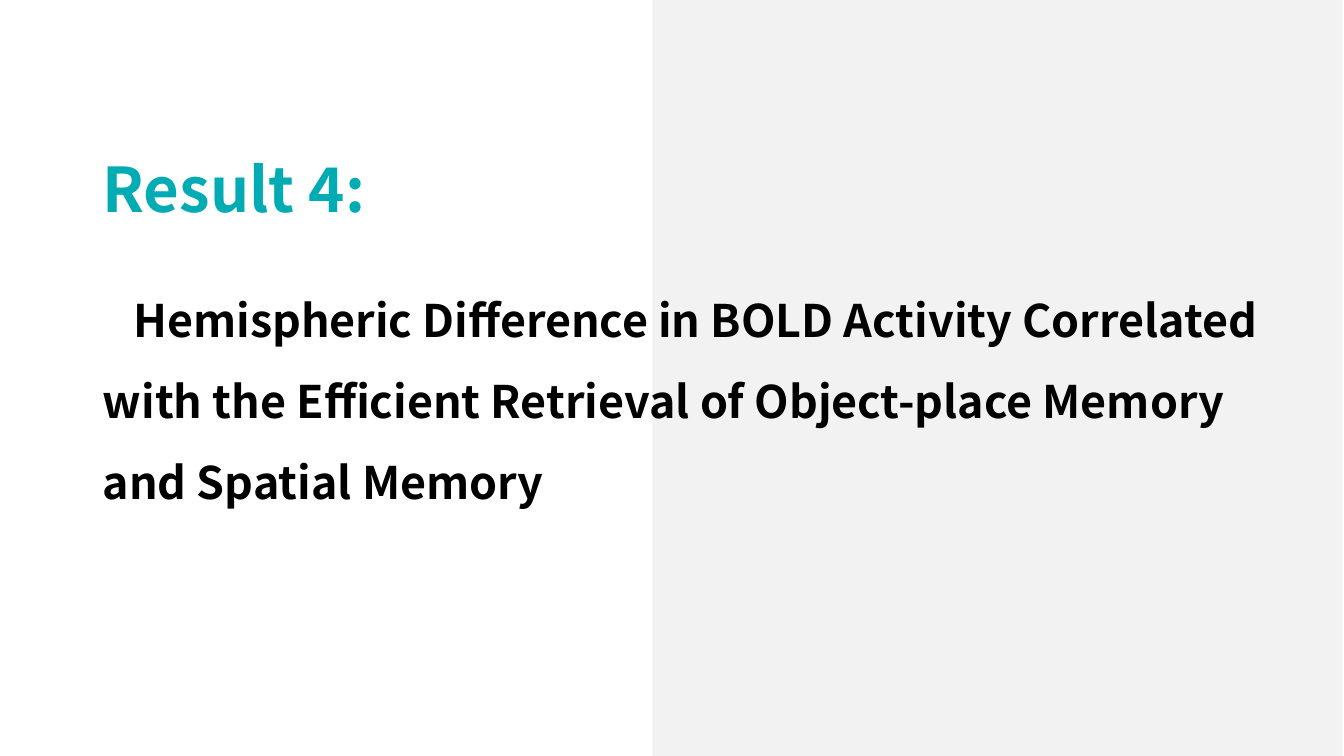
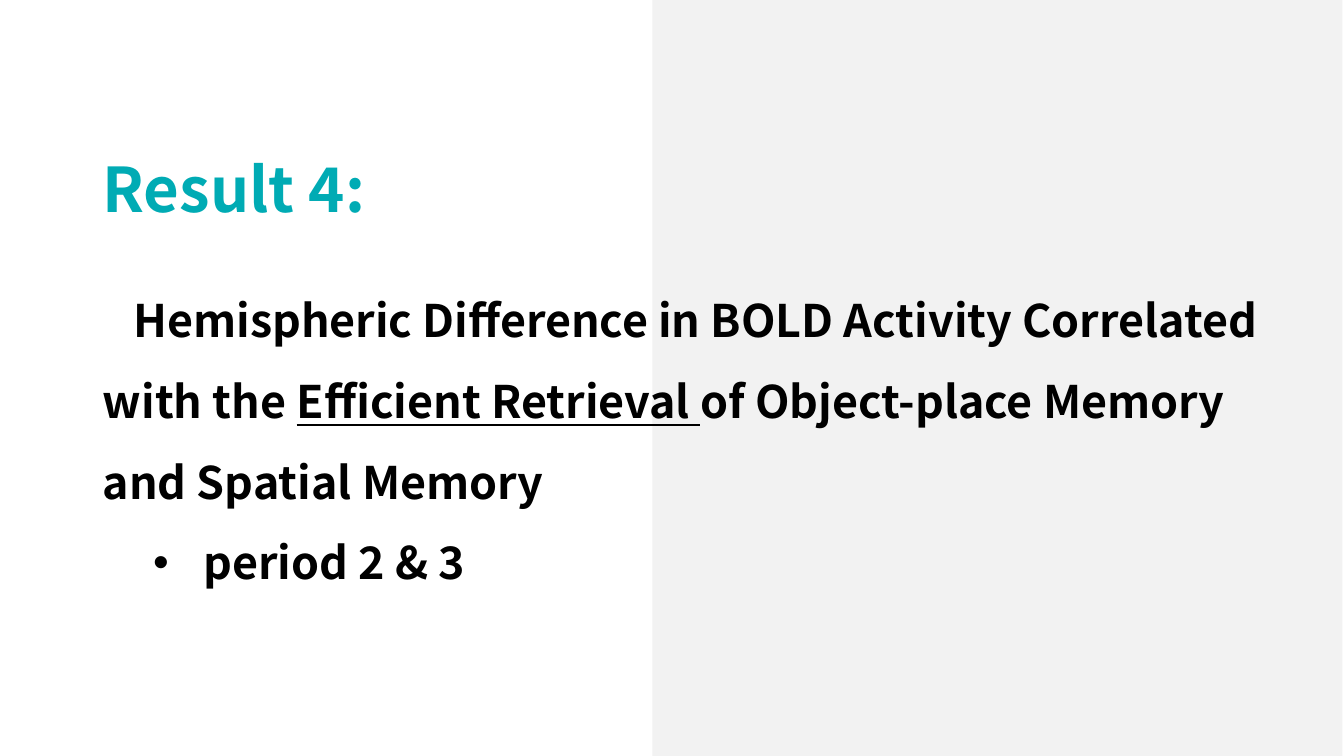
Before and after one commit to lsyoath/sheepy, a slide deck: slide 47 of Event/Lateralization.pptx (slide 39 before the commit). Drawn at 1344x756 pixels with LibreOffice and Linux fonts; fonts in the diff are those of the drawing. Boxes give left, top, right and bottom in pixels: in the first picture for what was removed or moved away, otherwise in the second. Text is boxed around its words. In the diff, an @@ line names an element or a change of style, - is before the commit and + after.

Commit message:
1657

```diff
--- a/Event/Lateralization.pptx
+++ b/Event/Lateralization.pptx
@@ text at (103,300,1257,509): underline on in "Efficient Retrieval" @@
@@ text at (204,542,465,589): paragraph added @@
+  • period 2 & 3
```
Also in this commit, not shown: 2 other slides changed, 9 slides added, 1 slide removed.
